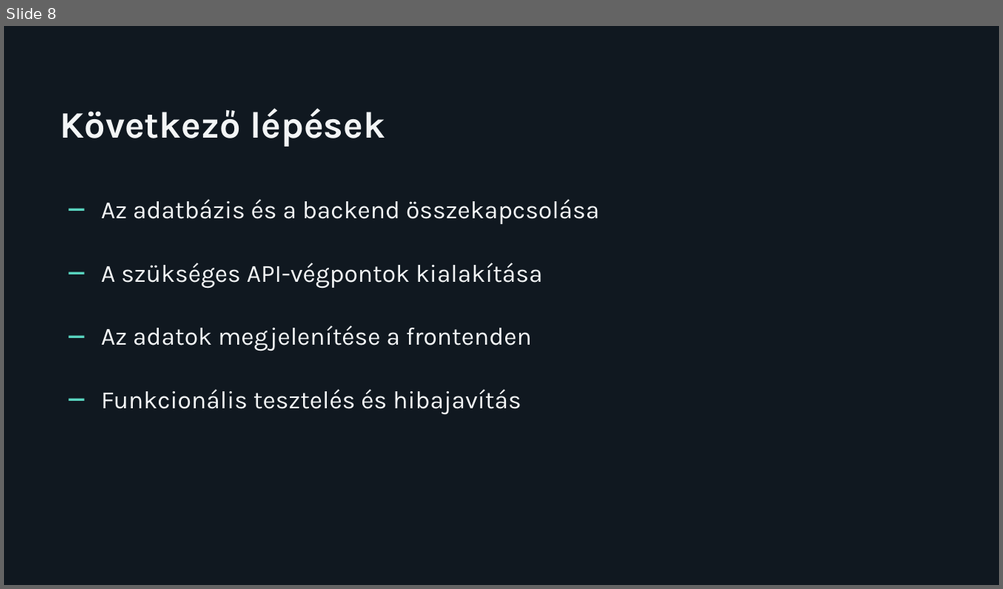
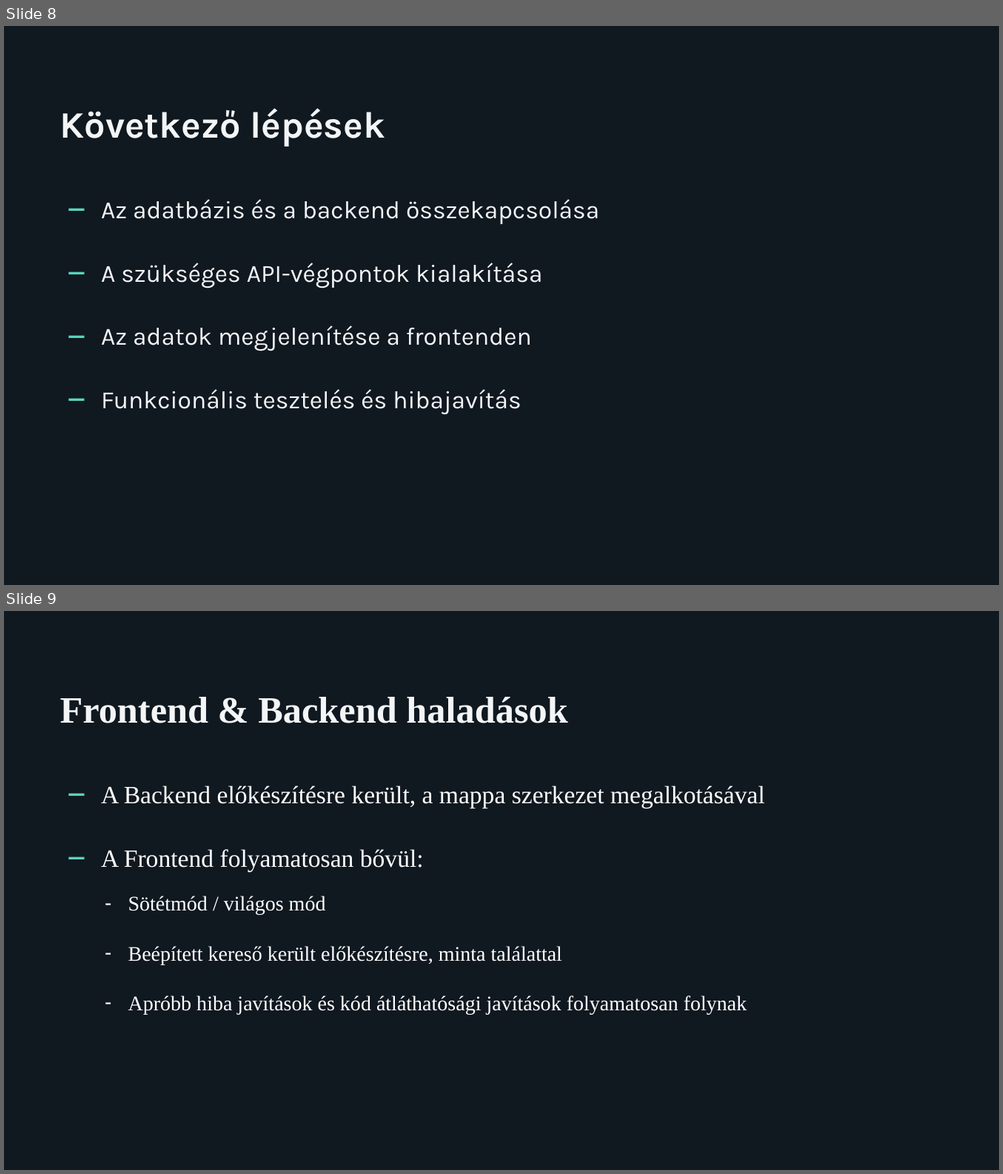
Before and after one commit to Frici73/project13, a slide deck: docs/WorkingSouls_projektbeszamolo.pptx. Shown one above the other, each under a label of ours: slide 8 before the commit, slides 8 and 9 after it. The pictures are 1003x589 and 1003x1174 pixels, drawn with LibreOffice and Linux fonts; fonts in the diff are those of the drawing. Boxes give left, top, right and bottom in pixels: in the first picture for what was removed or moved away, otherwise in the second. Text is boxed around its words. In the diff, an @@ line names an element or a change of style, - is before the commit and + after.

```diff
--- a/docs/WorkingSouls_projektbeszamolo.pptx
+++ b/docs/WorkingSouls_projektbeszamolo.pptx
@@ slide 9 added at (4, 611, 999, 1170), background #101820 @@
@@ text added at (60, 697, 567, 723), 36 pt, text #F3F5F6, bold @@
+Frontend & Backend haladások
@@ text added at (68, 779, 90, 809), 23 pt, text #59D5C0, bold @@
+—
@@ text added at (101, 786, 765, 808), 24 pt, text #FFFFFF @@
+A Backend előkészítésre került, a mappa szerkezet megalkotásával
@@ text added at (68, 843, 90, 872), 23 pt, text #59D5C0, bold @@
+—
@@ text added at (101, 849, 424, 871), 24 pt, text #FFFFFF @@
+A Frontend folyamatosan bővül:
@@ text added at (128, 896, 747, 1014), 20 pt, text #FFFFFF @@
+  – Sötétmód / világos mód
+  – Beépített kereső került előkészítésre, minta találattal
+  – Apróbb hiba javítások és kód átláthatósági javítások folyamatosan folynak
```
Also in this commit, not shown: 1 slide removed.
